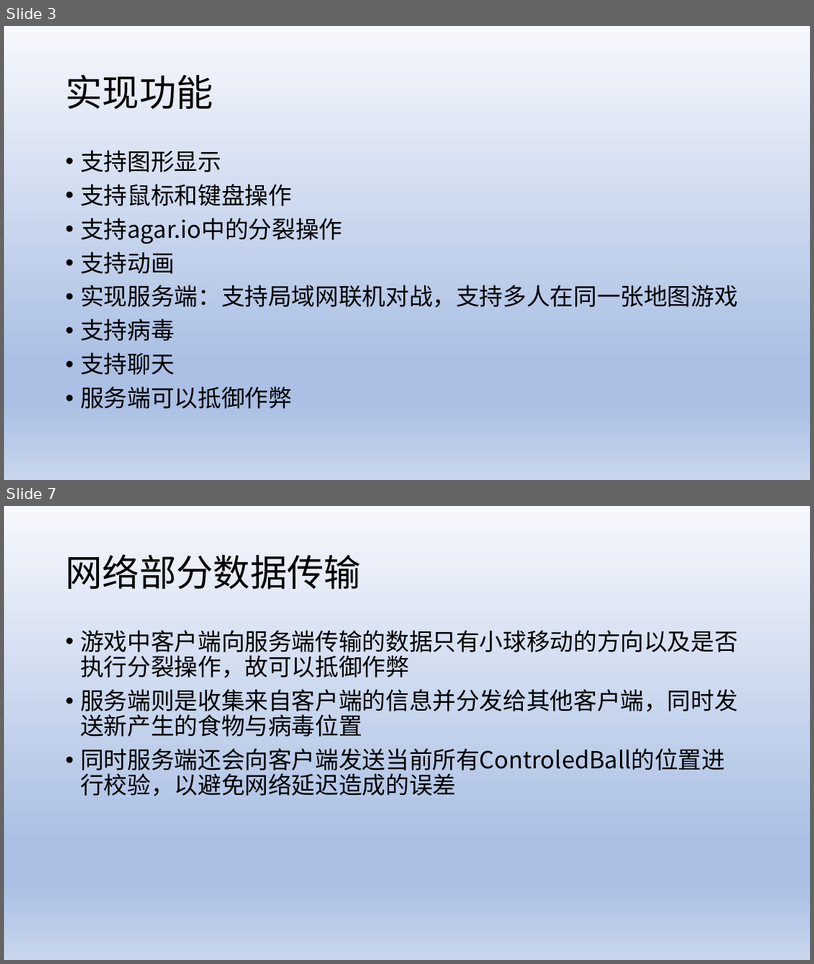
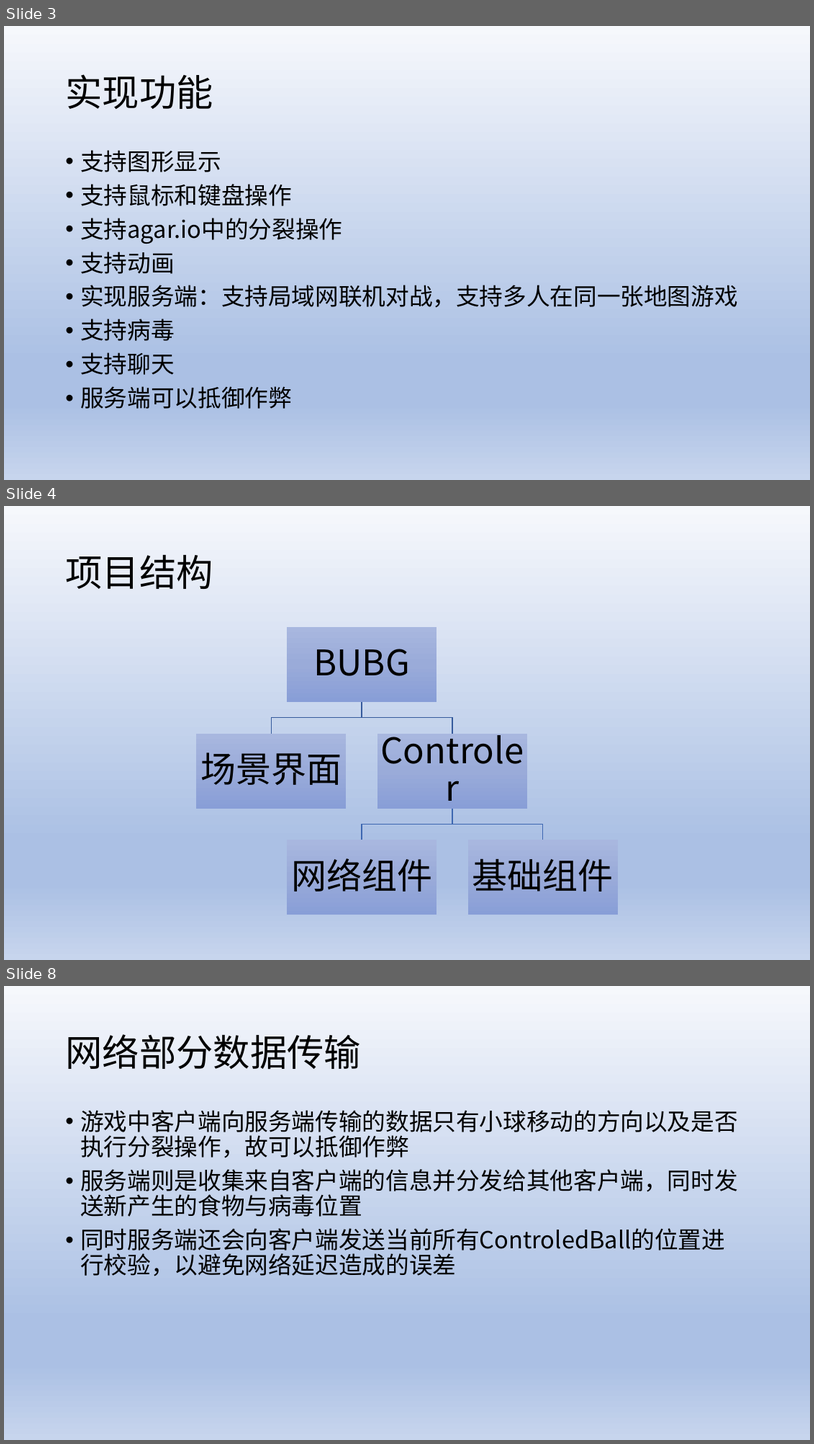
Before and after one commit to Lanture1064/BUBG, a slide deck: doc/答辩.pptx. Shown one above the other, each under a label of ours: slides 3 and 7 before the commit, slides 3, 4 and 8 after it; the slides between them are not shown. The pictures are 814x964 and 814x1444 pixels, drawn with LibreOffice and Linux fonts; fonts in the diff are those of the drawing. Boxes give left, top, right and bottom in pixels: in the first picture for what was removed or moved away, otherwise in the second. Text is boxed around its words. In the diff, an @@ line names an element or a change of style, - is before the commit and + after.

```diff
--- a/doc/答辩.pptx
+++ b/doc/答辩.pptx
@@ slide 4 added at [4, 506, 810, 960], background gradient #F6F8FC to #ABC0E4 to #C7D5ED @@
@@ title added at [65, 555, 213, 589], 44 pt, text #000000 @@
+项目结构
@@ group added at [196, 627, 619, 915]: 5 rectangles, 5 texts, 4 freeform shapes @@
+BUBG
+Controler
+基础组件
+网络组件
+场景界面
@@ what was slide 7 is now slide 8 @@
```
Also in this commit, not shown: 3 slides changed, 1 other slide added.
